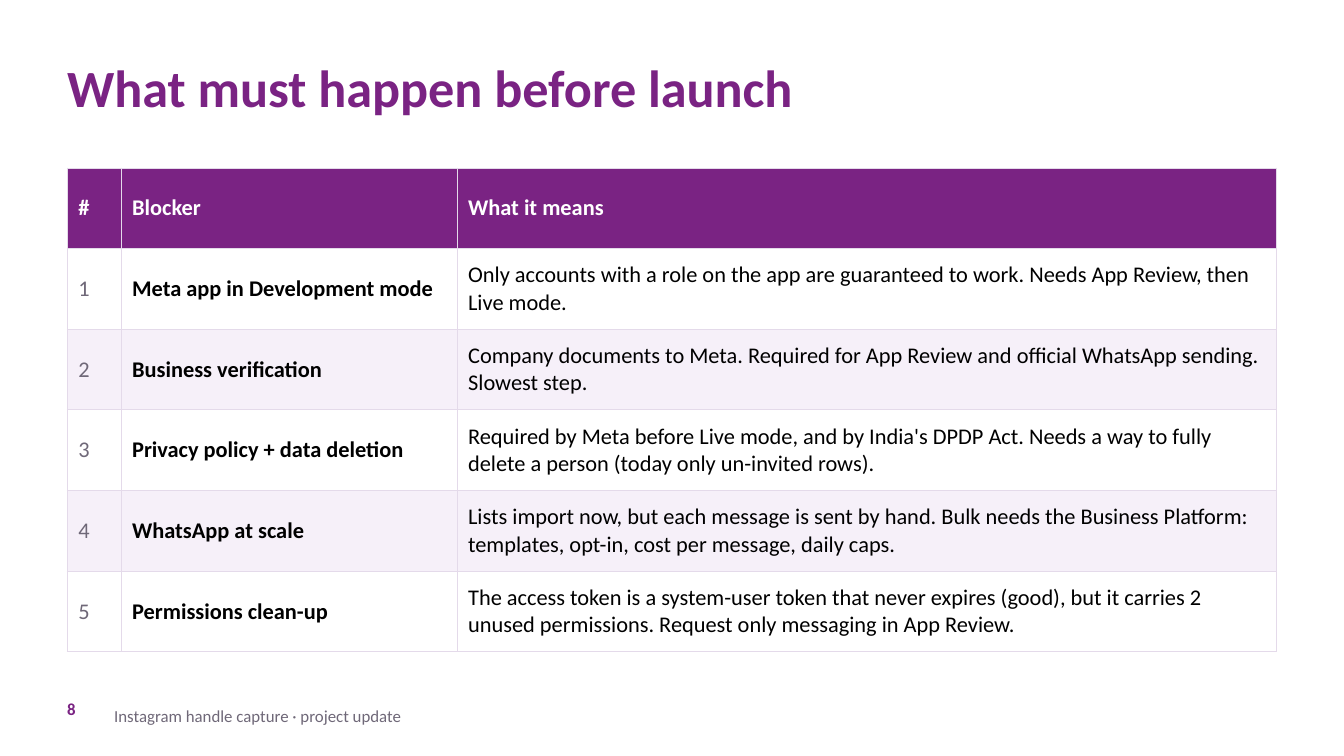
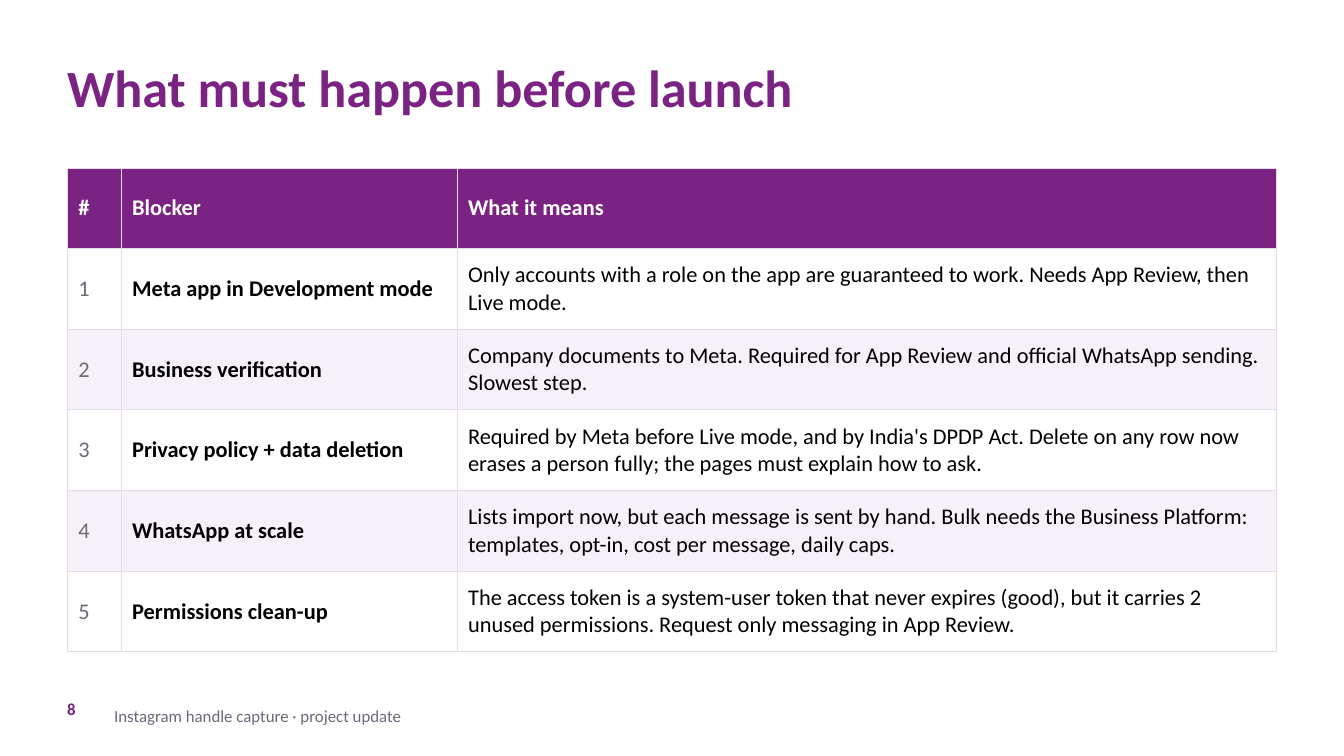
Before and after one commit to blackhorse2807/IG-handle, a slide deck: slide 8 of Instagram-Handle-Capture-Full-Update.pptx. Drawn at 1344x756 pixels with LibreOffice and Linux fonts; fonts in the diff are those of the drawing; background and template pictures are left out. Boxes give left, top, right and bottom in pixels: in the first picture for what was removed or moved away, otherwise in the second. Text is boxed around its words. In the diff, an @@ line names an element or a change of style, - is before the commit and + after.

```diff
--- a/Instagram-Handle-Capture-Full-Update.pptx
+++ b/Instagram-Handle-Capture-Full-Update.pptx
@@ table at [67,168,1277,640] @@
-row 4, column 3: Required by Meta before Live mode, and by India's DPDP Act. Needs a way to fully delete a person (today only un-invited rows).
+row 4, column 3: Required by Meta before Live mode, and by India's DPDP Act. Delete on any row now erases a person fully; the pages must explain how to ask.
```
Also in this commit, not shown: 2 other slides changed, 6 other files.
